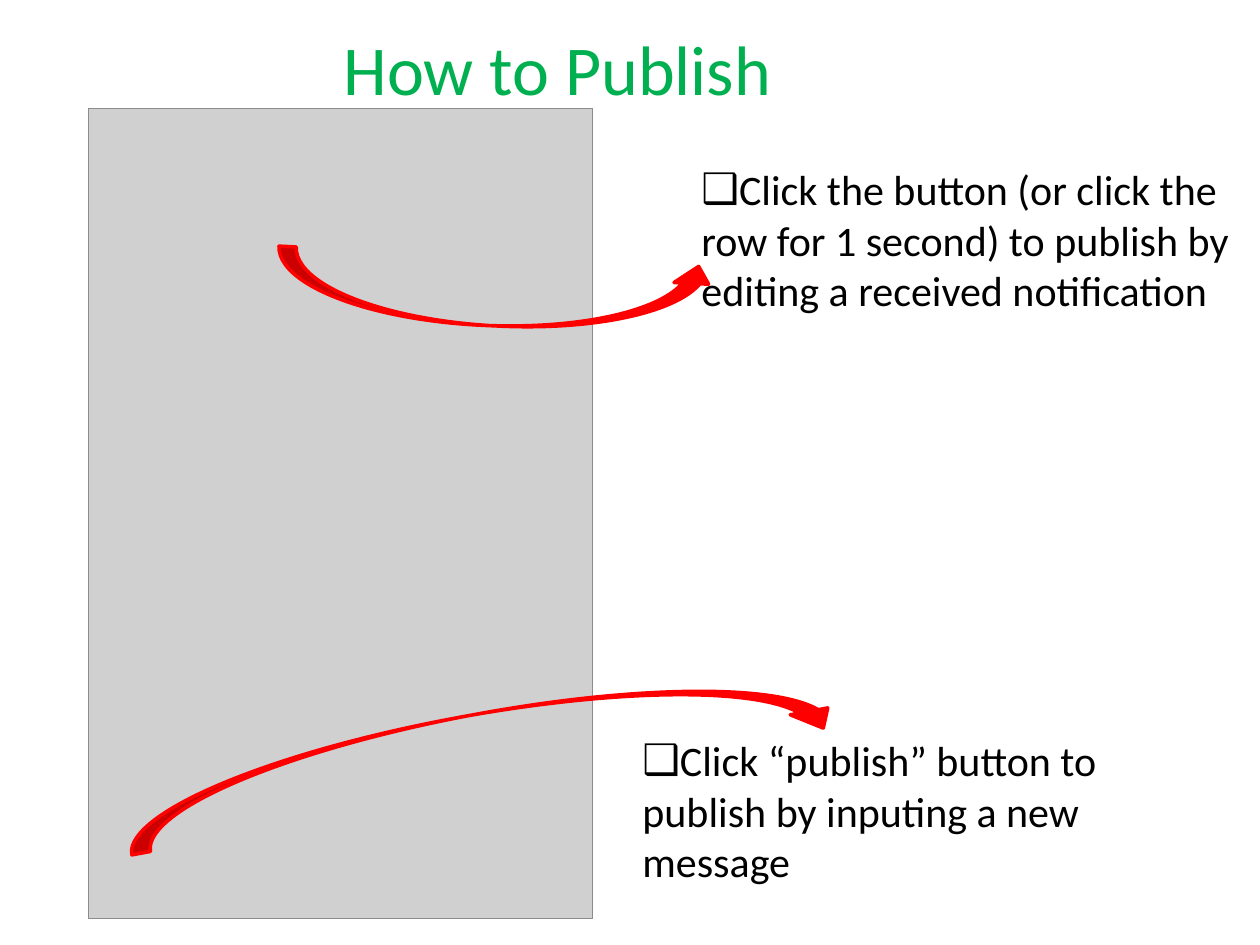
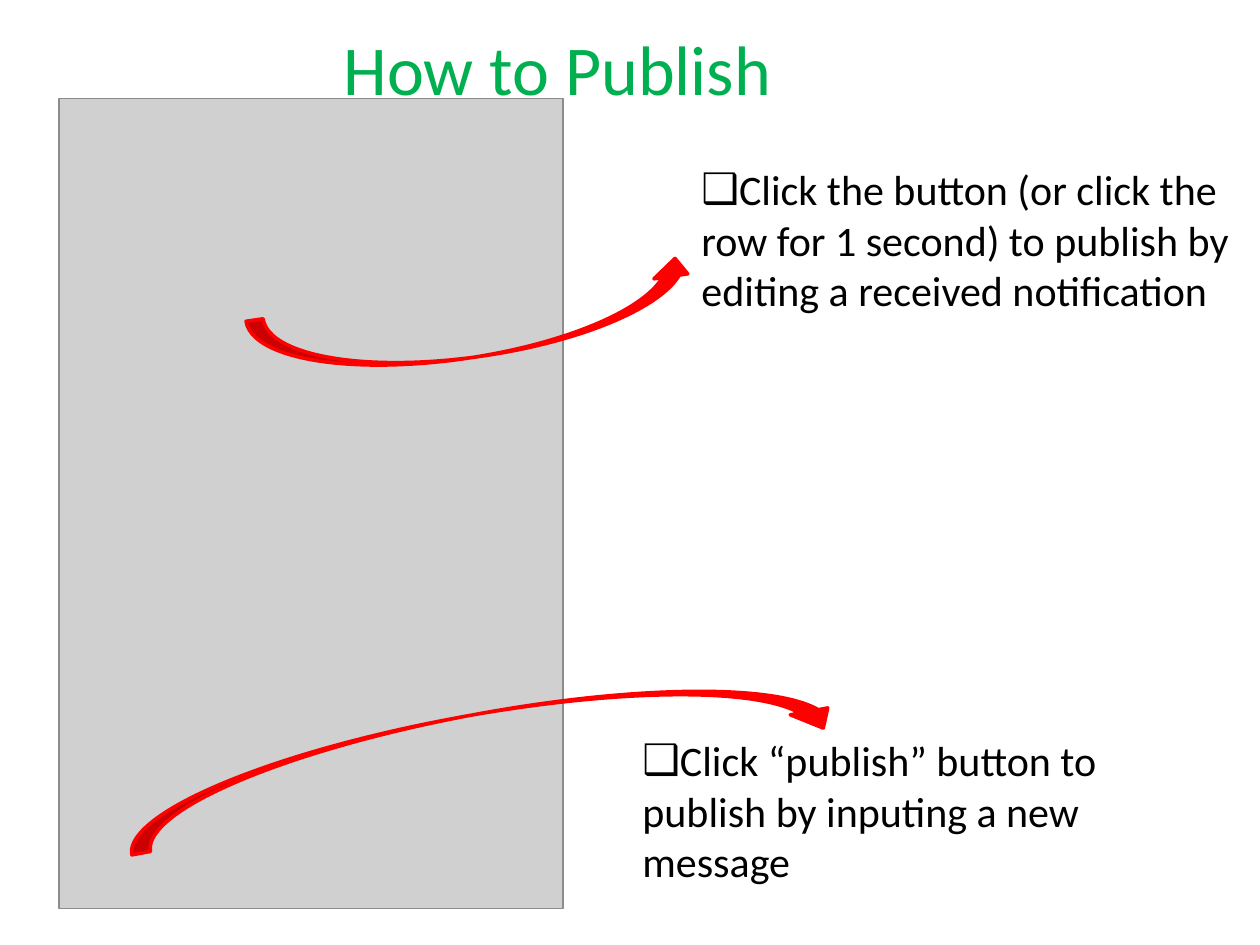
Before and after one commit to solma/VTI, a slide deck: slide 6 of user_manual/user_manual_with_screen_shots.pptx. Drawn at 1260x945 pixels with LibreOffice and Linux fonts; fonts in the diff are those of the drawing; grey boxes stand for pictures. Boxes give left, top, right and bottom in pixels: in the first picture for what was removed or moved away, otherwise in the second. Text is boxed around its words. In the diff, an @@ line names an element or a change of style, - is before the commit and + after.

```diff
--- a/user_manual/user_manual_with_screen_shots.pptx
+++ b/user_manual/user_manual_with_screen_shots.pptx
@@ picture: place and size @@
-picture at <box>88,108,592,919</box>
+picture at <box>59,98,563,908</box>
@@ curved up arrow at <box>246,256,702,390</box>: rotation 2 to 351 degrees @@
```
Also in this commit, not shown: 4 other slides changed, 33 other files.
